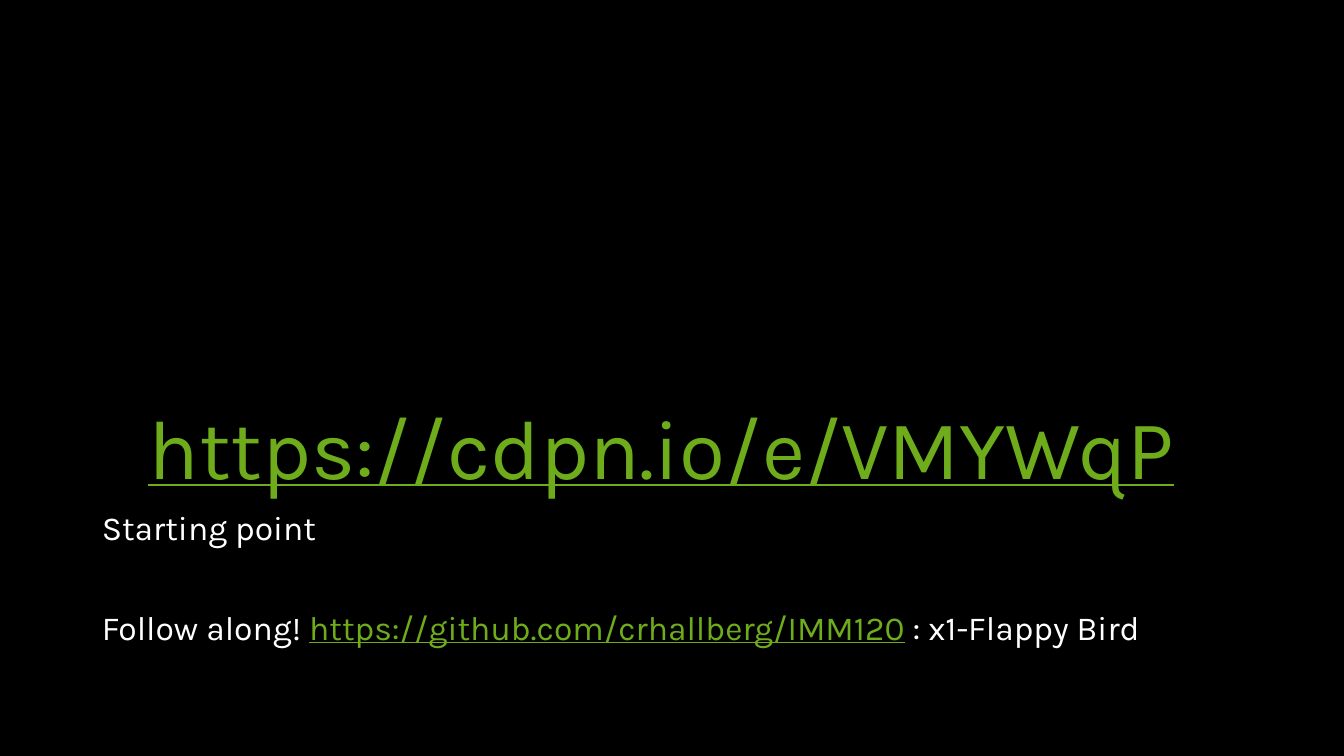
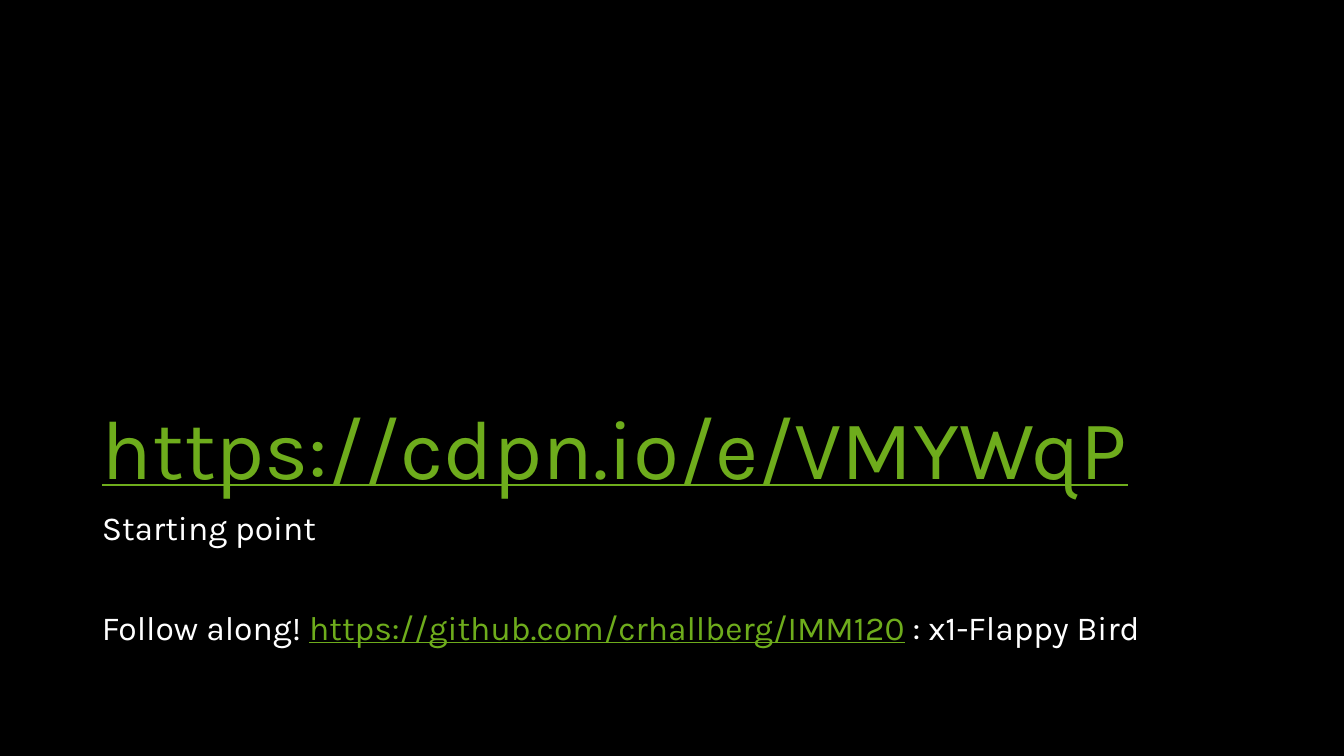
Before and after one commit to crhallberg/IMM120, a slide deck: slide 14 of Presentations/Class 03 - Sept 18.pptx. Drawn at 1344x756 pixels with LibreOffice and Linux fonts; fonts in the diff are those of the drawing. Boxes give left, top, right and bottom in pixels: in the first picture for what was removed or moved away, otherwise in the second. Text is boxed around its words. In the diff, an @@ line names an element or a change of style, - is before the commit and + after.

Commit message:
Class Prep

```diff
--- a/Presentations/Class 03 - Sept 18.pptx
+++ b/Presentations/Class 03 - Sept 18.pptx
@@ title "https://cdpn.io/e/VMYWqP" at (102, 417, 1127, 499): alignment centre to left @@
```
